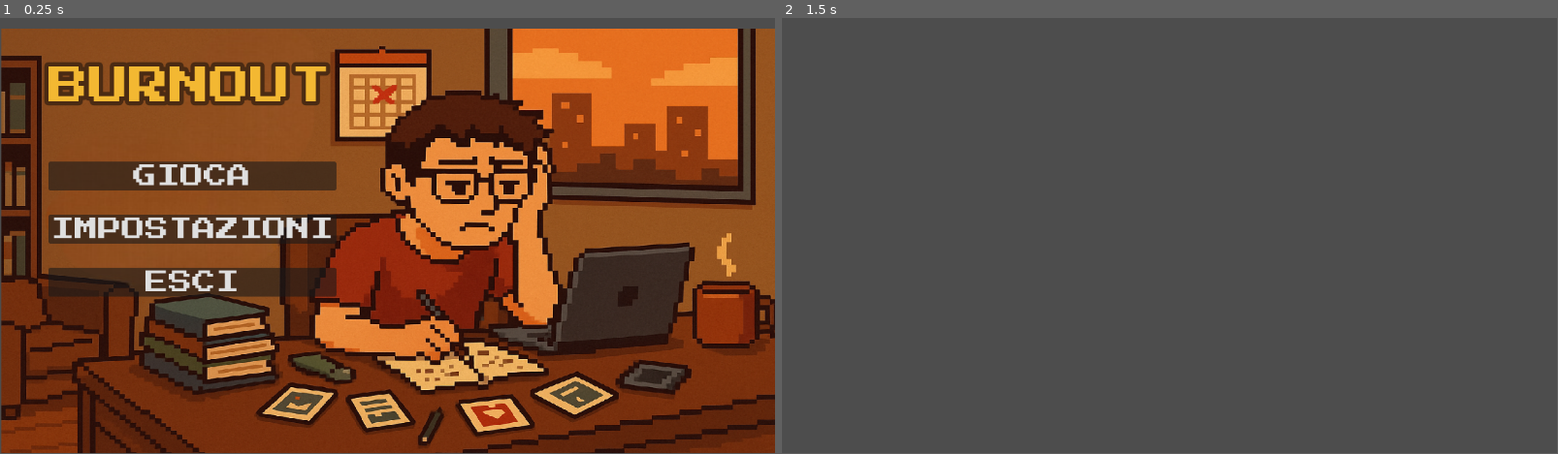
Above: before the commit, frames 1-2 (left to right).
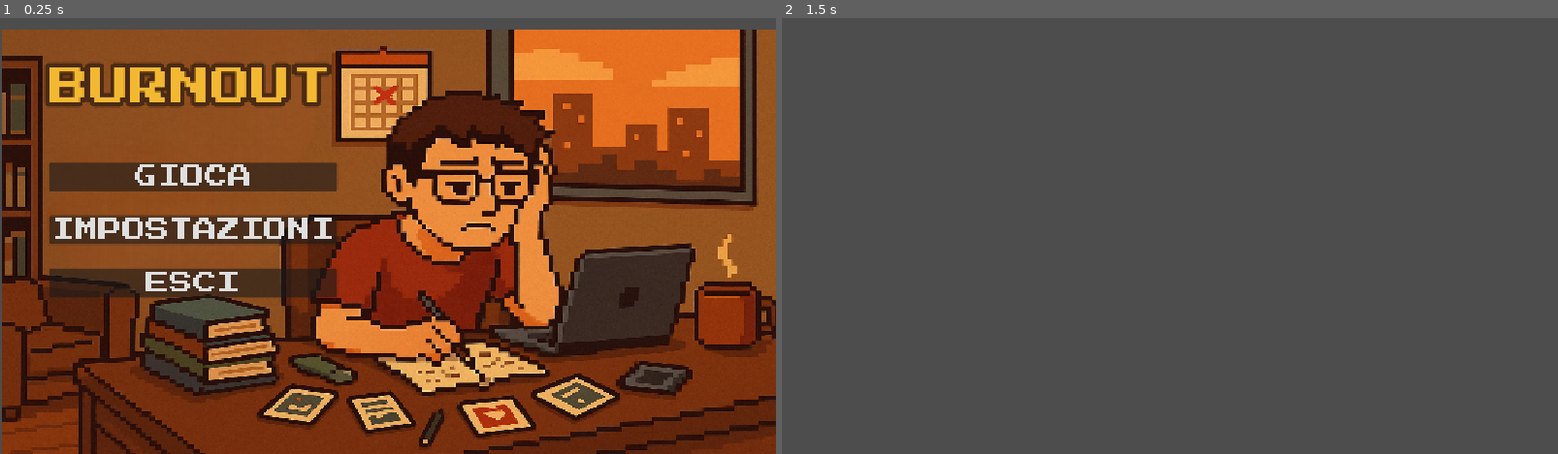
Above: after the commit, the same moments.

Repository: BurningUNI/BurnOut
Game: Godot game, scene res://scenes/mainmenu.tscn
Two runs of this game, one before a commit and one after it. Both use one fixed random seed, a clock stepped at 60 frames per second and the inputs below.
Inputs (mouse positions are in pixels of both pictures, inside the frame that each line leads up to):
- Up to frame 1 (0.25 s): no input
- Up to frame 2 (1.5 s): click "GIOCA" at 0.5 s; tap Enter at 1.25 s; move the mouse to (1340, 214) at 1.27 s; hold Right (ui_right) from 1.28 s (still down)
In our replay, the window is 799x449 before the commit and 800x450 after it. These sizes can differ from the game's own. Grey fills any space a smaller window leaves; there, only what the larger window draws over its background counts as a difference.

The runs differ from the first frame. In frame 1, 12% of the frame differs, in the area x 0-100%, y 0-100%; in frame 2, only the window size differs.

Commit message:
settings

Diff:
--- a/project.godot
+++ b/project.godot
@@ -19,6 +19,12 @@
 
 buses/default_bus_layout="uid://ck21epek5end8"
 
+[display]
+
+window/size/mode=1
+window/stretch/mode="canvas_items"
+window/main_scene="uid://dxrsr3qq0x5lp"
+
 [rendering]
 
 textures/canvas_textures/default_texture_filter=0
--- a/scenes/audio_control.gd
+++ /dev/null
@@ -1,6 +0,0 @@
-extends HSlider
-
-
-
-func _on_value_changed(value: float) -> void:
-	print(value)
--- /dev/null
+++ b/scenes/credits.tscn
@@ -0,0 +1,86 @@
+[gd_scene load_steps=2 format=3 uid="uid://b7waeoi1fiaof"]
+
+[ext_resource type="FontFile" uid="uid://l0nqfp87alnk" path="res://assets/fonts/PressStart2P-Regular.ttf" id="1_0bpdh"]
+
+[node name="Control" type="Control"]
+layout_mode = 3
+anchors_preset = 15
+anchor_right = 1.0
+anchor_bottom = 1.0
+grow_horizontal = 2
+grow_vertical = 2
+
+[node name="ColorRect" type="ColorRect" parent="."]
+layout_mode = 1
+anchors_preset = 15
+anchor_right = 1.0
+anchor_bottom = 1.0
+grow_horizontal = 2
+grow_vertical = 2
+color = Color(0.301961, 0.168627, 0.109804, 1)
+
+[node name="ScrollContainer" type="ScrollContainer" parent="."]
+layout_mode = 1
+anchors_preset = 13
+anchor_left = 0.5
+anchor_right = 0.5
+anchor_bottom = 1.0
+offset_left = -127.5
+offset_right = 127.5
+grow_horizontal = 2
+grow_vertical = 2
+horizontal_scroll_mode = 0
+
+[node name="AnimationPlayer" type="AnimationPlayer" parent="."]
+
+[node name="Label" type="Label" parent="AnimationPlayer"]
+offset_left = 448.5
+offset_right = 449.5
+offset_bottom = 1436.0
+size_flags_vertical = 1
+theme_override_fonts/font = ExtResource("1_0bpdh")
+text = "GIOCO: \"BURNOUT\"
+
+Sviluppato da:
+Daniele Baronetti
+Lorizzo Riccardo
+
+─────────────────────────────
+
+Game Design:
+Daniele Baronetti
+Lorizzo Riccardo
+
+Programmazione:
+Lorizzo Riccardo
+
+Grafica e Animazioni:
+Daniele Baronetti
+
+Musica:
+Daniele Baronetti
+
+Effetti Sonori:
+Lorizzo Riccardo
+
+Scrittura Dialoghi:
+Daniele Baronetti
+Lorizzo Riccardo
+
+Test e Debug:
+Lorizzo Riccardo
+
+Gestione progetto:
+Daniele Baronetti
+
+─────────────────────────────
+
+Motore di gioco:
+Godot Engine 4.x
+
+Anno di sviluppo:
+2025
+
+Grazie per aver giocato!
+"
+autowrap_mode = 2
--- a/scenes/mainmenu.tscn
+++ b/scenes/mainmenu.tscn
@@ -1,12 +1,13 @@
-[gd_scene load_steps=11 format=3 uid="uid://dxrsr3qq0x5lp"]
-
+[gd_scene load_steps=12 format=3 uid="uid://dxrsr3qq0x5lp"]
+
+[ext_resource type="Script" uid="uid://bqrxau7b4ssup" path="res://scripts/mainmenu.gd" id="1_85riq"]
 [ext_resource type="Texture2D" uid="uid://cbchj4isndob4" path="res://assets/backgrounds/background_menu.png" id="1_natt5"]
-[ext_resource type="Script" uid="uid://cap2ntnxkvcba" path="res://scripts/mainmenu.gd" id="1_r3g3c"]
 [ext_resource type="FontFile" uid="uid://l0nqfp87alnk" path="res://assets/fonts/PressStart2P-Regular.ttf" id="2_r3g3c"]
 [ext_resource type="AudioStream" uid="uid://copl2yi7txnxy" path="res://assets/musiche/puzzle-game-bright-casual-video-game-music-249202.mp3" id="4_3vvtq"]
 [ext_resource type="AudioStream" uid="uid://ckjgvix8bqbb4" path="res://assets/musiche/minimal-pop-click-ui-1-198301.mp3" id="5_7yvfd"]
 [ext_resource type="AudioStream" uid="uid://ddoi53cmy0j5l" path="res://assets/musiche/game-start-6104.mp3" id="6_dfy5j"]
-[ext_resource type="Script" uid="uid://dpyhngepdlwtx" path="res://scenes/audio_control.gd" id="7_dfy5j"]
+[ext_resource type="Script" uid="uid://dpyhngepdlwtx" path="res://scripts/audio_control.gd" id="7_dfy5j"]
+[ext_resource type="Script" uid="uid://c50ba7ymec1mv" path="res://scripts/fullscreen_control.gd" id="8_85riq"]
 
 [sub_resource type="StyleBoxFlat" id="StyleBoxFlat_7yvfd"]
 bg_color = Color(0.301961, 0.168627, 0.109804, 1)
@@ -145,6 +146,53 @@
 text = "
 OPZIONI"
 horizontal_alignment = 1
+
+[node name="MusicLabel" type="Label" parent="Opzioni"]
+layout_mode = 1
+anchors_preset = 10
+anchor_right = 1.0
+offset_left = 88.0
+offset_top = 97.0
+offset_right = -854.0
+offset_bottom = 170.0
+grow_horizontal = 2
+theme_override_colors/font_color = Color(0.952941, 0.721569, 0.196078, 1)
+theme_override_fonts/font = ExtResource("2_r3g3c")
+theme_override_font_sizes/font_size = 35
+text = "
+Musica"
+horizontal_alignment = 1
+
+[node name="AudioControl" type="HSlider" parent="Opzioni"]
+layout_mode = 1
+anchors_preset = -1
+anchor_right = 1.0
+anchor_bottom = 1.0
+offset_left = 350.0
+offset_top = 135.0
+offset_right = -376.0
+offset_bottom = -474.0
+grow_horizontal = 2
+grow_vertical = 2
+theme_override_styles/slider = SubResource("StyleBoxLine_7yvfd")
+theme_override_styles/grabber_area = SubResource("StyleBoxLine_dfy5j")
+max_value = 1.0
+step = 0.05
+value = 1.0
+script = ExtResource("7_dfy5j")
+audio_bus_name = "Music"
+
+[node name="FullScreenControl" type="CheckButton" parent="Opzioni"]
+layout_mode = 0
+offset_left = 86.0
+offset_top = 321.0
+offset_right = 484.0
+offset_bottom = 364.0
+theme_override_fonts/font = ExtResource("2_r3g3c")
+theme_override_font_sizes/font_size = 25
+text = "Schermo intero
+"
+script = ExtResource("8_85riq")
 
 [node name="Indietro" type="Button" parent="Opzioni"]
 custom_minimum_size = Vector2(120, 25)
@@ -158,16 +206,56 @@
 theme_override_font_sizes/font_size = 35
 text = "INDIETRO"
 
-[node name="AudioControl" type="HSlider" parent="Opzioni"]
-layout_mode = 0
-offset_left = 324.0
+[node name="SoundLabel" type="Label" parent="Opzioni"]
+layout_mode = 1
+anchors_preset = 10
+anchor_right = 1.0
+offset_left = 72.0
 offset_top = 163.0
-offset_right = 750.0
-offset_bottom = 202.0
+offset_right = -870.0
+offset_bottom = 236.0
+grow_horizontal = 2
+theme_override_colors/font_color = Color(0.952941, 0.721569, 0.196078, 1)
+theme_override_fonts/font = ExtResource("2_r3g3c")
+theme_override_font_sizes/font_size = 35
+text = "
+Suoni"
+horizontal_alignment = 1
+
+[node name="SoundControl" type="HSlider" parent="Opzioni"]
+layout_mode = 1
+anchors_preset = -1
+anchor_right = 1.0
+anchor_bottom = 1.0
+offset_left = 350.0
+offset_top = 204.0
+offset_right = -376.0
+offset_bottom = -405.0
+grow_horizontal = 2
+grow_vertical = 2
 theme_override_styles/slider = SubResource("StyleBoxLine_7yvfd")
 theme_override_styles/grabber_area = SubResource("StyleBoxLine_dfy5j")
-value = 50.0
+max_value = 1.0
+step = 0.05
+value = 1.0
 script = ExtResource("7_dfy5j")
+audio_bus_name = "SFX"
+
+[node name="Modalita" type="Label" parent="Opzioni"]
+layout_mode = 1
+anchors_preset = 10
+anchor_right = 1.0
+offset_left = 91.0
+offset_top = 233.0
+offset_right = -221.0
+offset_bottom = 306.0
+grow_horizontal = 2
+theme_override_colors/font_color = Color(0.952941, 0.721569, 0.196078, 1)
+theme_override_fonts/font = ExtResource("2_r3g3c")
+theme_override_font_sizes/font_size = 35
+text = "
+Modalità visualizzazione"
+horizontal_alignment = 1
 
 [connection signal="button_down" from="MainButtons/HBoxContainer/VBoxContainer/Gioca" to="." method="on_button_hovered"]
 [connection signal="mouse_entered" from="MainButtons/HBoxContainer/VBoxContainer/Gioca" to="." method="_on_gioca_mouse_entered"]
@@ -175,7 +263,9 @@
 [connection signal="mouse_entered" from="MainButtons/HBoxContainer/VBoxContainer/Impostazioni" to="." method="_on_impostazioni_mouse_entered"]
 [connection signal="button_down" from="MainButtons/HBoxContainer/VBoxContainer/Esci" to="." method="on_button_hovered"]
 [connection signal="mouse_entered" from="MainButtons/HBoxContainer/VBoxContainer/Esci" to="." method="_on_esci_mouse_entered"]
+[connection signal="value_changed" from="Opzioni/AudioControl" to="Opzioni/AudioControl" method="_on_value_changed"]
+[connection signal="toggled" from="Opzioni/FullScreenControl" to="Opzioni/FullScreenControl" method="_on_toggled"]
 [connection signal="button_down" from="Opzioni/Indietro" to="." method="on_button_hovered"]
 [connection signal="mouse_entered" from="Opzioni/Indietro" to="." method="_on_gioca_mouse_entered"]
 [connection signal="pressed" from="Opzioni/Indietro" to="." method="_on_indietro_opzioni_pressed"]
-[connection signal="value_changed" from="Opzioni/AudioControl" to="Opzioni/AudioControl" method="_on_value_changed"]
+[connection signal="value_changed" from="Opzioni/SoundControl" to="Opzioni/SoundControl" method="_on_value_changed"]
--- a/scenes/player.tscn
+++ b/scenes/player.tscn
@@ -1,6 +1,6 @@
 [gd_scene load_steps=54 format=3 uid="uid://ckethyc4i20vj"]
 
-[ext_resource type="Script" uid="uid://bybd6xic8pkby" path="res://player.gd" id="1_qhqgy"]
+[ext_resource type="Script" uid="uid://bybd6xic8pkby" path="res://scripts/player.gd" id="1_qhqgy"]
 [ext_resource type="Texture2D" uid="uid://dnvq20cdyscfc" path="res://assets/giocatore/Alex_idle_anim_16x16.png" id="2_dqkch"]
 [ext_resource type="Texture2D" uid="uid://xovkbsdl6qc1" path="res://assets/giocatore/Alex_run_16x16.png" id="3_qlg0r"]
 
--- a/scenes/room.tscn
+++ b/scenes/room.tscn
@@ -1,6 +1,36 @@
-[gd_scene load_steps=2 format=3 uid="uid://bxtq4og4tq4v6"]
+[gd_scene load_steps=4 format=3 uid="uid://bxtq4og4tq4v6"]
+
+[ext_resource type="Texture2D" uid="uid://ch3hlesnkkjlh" path="res://assets/casa/house/bathroom.png" id="1_36trf"]
+
+[sub_resource type="TileSetAtlasSource" id="TileSetAtlasSource_ffxv4"]
+texture = ExtResource("1_36trf")
+1:1/0 = 0
+2:1/0 = 0
+1:2/0 = 0
+2:2/0 = 0
+3:2/0 = 0
+4:2/0 = 0
+5:2/0 = 0
+6:2/0 = 0
+7:2/0 = 0
+1:3/0 = 0
+2:3/0 = 0
+3:3/0 = 0
+4:3/0 = 0
+5:3/0 = 0
+6:3/0 = 0
+7:3/0 = 0
+1:4/0 = 0
+2:4/0 = 0
+4:4/0 = 0
+5:4/0 = 0
+6:4/0 = 0
+7:4/0 = 0
+1:5/0 = 0
+2:5/0 = 0
 
 [sub_resource type="TileSet" id="TileSet_f1tnb"]
+sources/0 = SubResource("TileSetAtlasSource_ffxv4")
 
 [node name="Room" type="Node2D"]
 
--- /dev/null
+++ b/scripts/audio_control.gd
@@ -0,0 +1,10 @@
+extends HSlider
+
+@export var audio_bus_name : String
+var audio_bus_id
+func _ready():
+	audio_bus_id = AudioServer.get_bus_index(audio_bus_name)
+
+func _on_value_changed(value: float) -> void:
+	var db = linear_to_db(value)
+	AudioServer.set_bus_volume_db(audio_bus_id, db)
--- /dev/null
+++ b/scripts/fullscreen_control.gd
@@ -0,0 +1,18 @@
+extends CheckButton
+
+
+# Called when the node enters the scene tree for the first time.
+func _ready() -> void:
+	pass # Replace with function body.
+
+
+# Called every frame. 'delta' is the elapsed time since the previous frame.
+func _process(delta: float) -> void:
+	pass
+
+
+func _on_toggled(toggled_on: bool):
+	if toggled_on == true:
+		DisplayServer.window_set_mode(DisplayServer.WINDOW_MODE_FULLSCREEN)
+	else:
+		DisplayServer.window_set_mode(DisplayServer.WINDOW_MODE_WINDOWED)
--- a/settings.tscn
+++ /dev/null
@@ -1,61 +0,0 @@
-[gd_scene load_steps=2 format=3 uid="uid://bqa0poixx74xt"]
-
-[sub_resource type="GDScript" id="GDScript_jwo76"]
-script/source = "extends Control
-
-func _on_master_slider_value_changed(value):
-	AudioManager.set_master_volume(value)
-
-func _on_musica_slider_value_changed(value):
-	AudioManager.set_music_volume(value)
-
-func _on_suoni_slider_value_changed(value):
-	AudioManager.set_sfx_volume(value)
-"
-
-[node name="Settings" type="Control"]
-layout_mode = 3
-anchors_preset = 15
-anchor_right = 1.0
-anchor_bottom = 1.0
-grow_horizontal = 2
-grow_vertical = 2
-script = SubResource("GDScript_jwo76")
-
-[node name="MarginContainer" type="MarginContainer" parent="."]
-layout_mode = 1
-anchors_preset = 15
-anchor_right = 1.0
-anchor_bottom = 1.0
-grow_horizontal = 2
-grow_vertical = 2
-
-[node name="VBoxContainer" type="VBoxContainer" parent="MarginContainer"]
-layout_mode = 2
-
-[node name="Vol_Master" type="Label" parent="MarginContainer/VBoxContainer"]
-layout_mode = 2
-text = "AUDIO GENERALE"
-
-[node name="Master" type="HSlider" parent="MarginContainer/VBoxContainer"]
-layout_mode = 2
-min_value = -30.0
-max_value = 0.0
-
-[node name="Vol_Music" type="Label" parent="MarginContainer/VBoxContainer"]
-layout_mode = 2
-text = "VOLUME"
-
-[node name="Musica" type="HSlider" parent="MarginContainer/VBoxContainer"]
-layout_mode = 2
-
-[node name="Vol_Suoni" type="Label" parent="MarginContainer/VBoxContainer"]
-layout_mode = 2
-text = "SUONI"
-
-[node name="Suoni" type="HSlider" parent="MarginContainer/VBoxContainer"]
-layout_mode = 2
-
-[connection signal="value_changed" from="MarginContainer/VBoxContainer/Master" to="." method="_on_volume_value_changed"]
-[connection signal="value_changed" from="MarginContainer/VBoxContainer/Musica" to="." method="_on_volume_value_changed"]
-[connection signal="value_changed" from="MarginContainer/VBoxContainer/Suoni" to="." method="_on_volume_value_changed"]
Binary file added: assets/icons/icons8-volume-24.png
Not shown, added: assets/icons/icons8-volume-24.png.import
Not shown: 1 places in scenes/mainmenu.tscn that only renumber resources
Not shown: 1 places in scenes/settings.tscn that only renumber resources
Renamed: scenes/audio_control.gd.uid -> scripts/audio_control.gd.uid
Not shown, added: scripts/fullscreen_control.gd.uid
Not shown, changed: scripts/mainmenu.gd.uid
Renamed: player.gd -> scripts/player.gd
Renamed: player.gd.uid -> scripts/player.gd.uid
